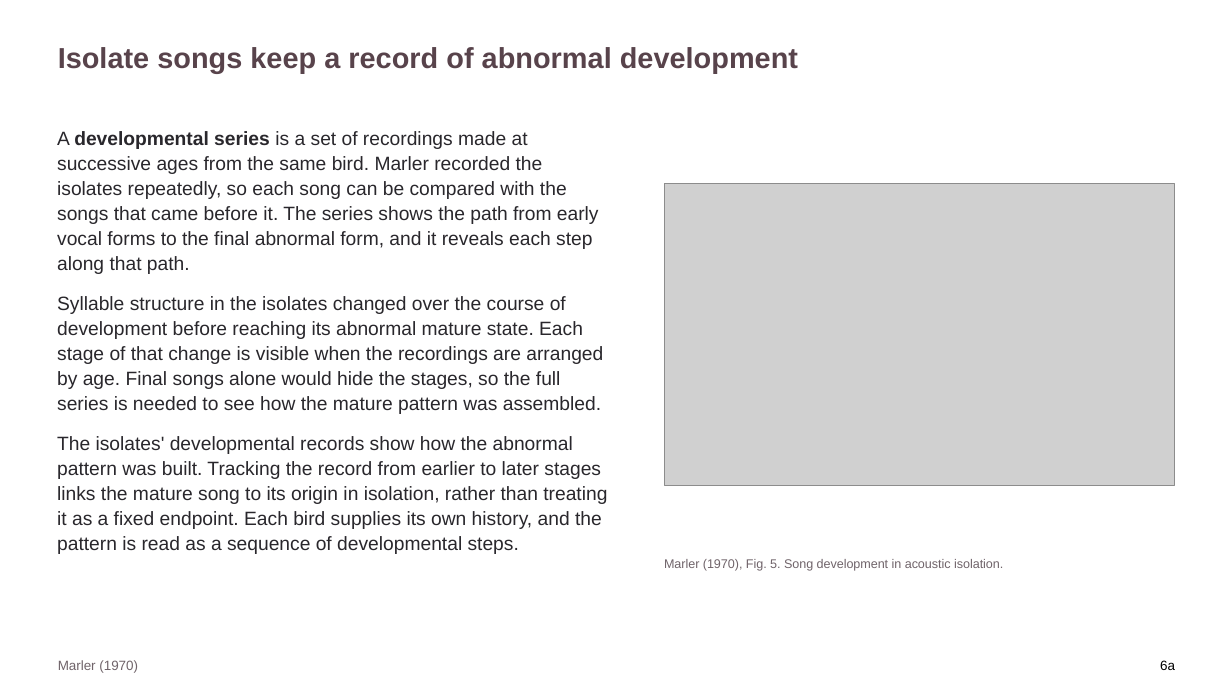
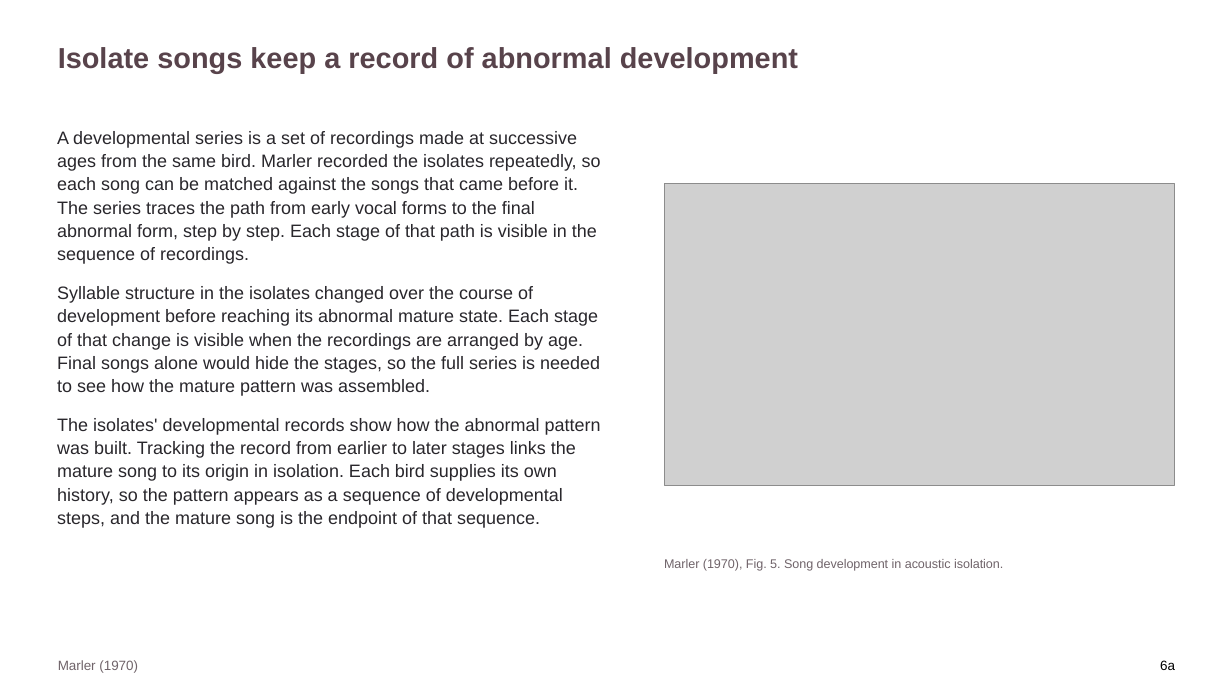
Before and after one commit to jordanxxlopez/NEUROETHOLOGY, a slide deck: slide 8 of scaffolded/Neuroethology_Lecture33_FA2026_SCAFFOLDED.pptx. Drawn at 1232x693 pixels with LibreOffice and Linux fonts; fonts in the diff are those of the drawing; grey boxes stand for pictures. Boxes give left, top, right and bottom in pixels: in the first picture for what was removed or moved away, otherwise in the second. Text is boxed around its words. In the diff, an @@ line names an element or a change of style, - is before the commit and + after.

```diff
--- a/scaffolded/Neuroethology_Lecture33_FA2026_SCAFFOLDED.pptx
+++ b/scaffolded/Neuroethology_Lecture33_FA2026_SCAFFOLDED.pptx
@@ text at <box>57,131,601,264</box>: text changed; size 15 to 14 pt @@
-A developmental series is a set of recordings made at successive ages from the same bird. Marler recorded the isolates repeatedly, so each song can be compared with the songs that came before it. The series shows the path from early vocal forms to the final abnormal form, and it reveals each step along that path.
+A developmental series is a set of recordings made at successive ages from the same bird. Marler recorded the isolates repeatedly, so each song can be matched against the songs that came before it. The series traces the path from early vocal forms to the final abnormal form, step by step. Each stage of that path is visible in the sequence of recordings.
@@ text at <box>57,286,600,396</box>: size 15 to 14 pt in "Syllable structure in the isolates changed over ..." @@
@@ text at <box>57,418,601,528</box>: text changed; size 15 to 14 pt @@
-The isolates' developmental records show how the abnormal pattern was built. Tracking the record from earlier to later stages links the mature song to its origin in isolation, rather than treating it as a fixed endpoint. Each bird supplies its own history, and the pattern is read as a sequence of developmental steps.
+The isolates' developmental records show how the abnormal pattern was built. Tracking the record from earlier to later stages links the mature song to its origin in isolation. Each bird supplies its own history, so the pattern appears as a sequence of developmental steps, and the mature song is the endpoint of that sequence.
```
Also in this commit, not shown: 22 other slides changed, 4 other files.
